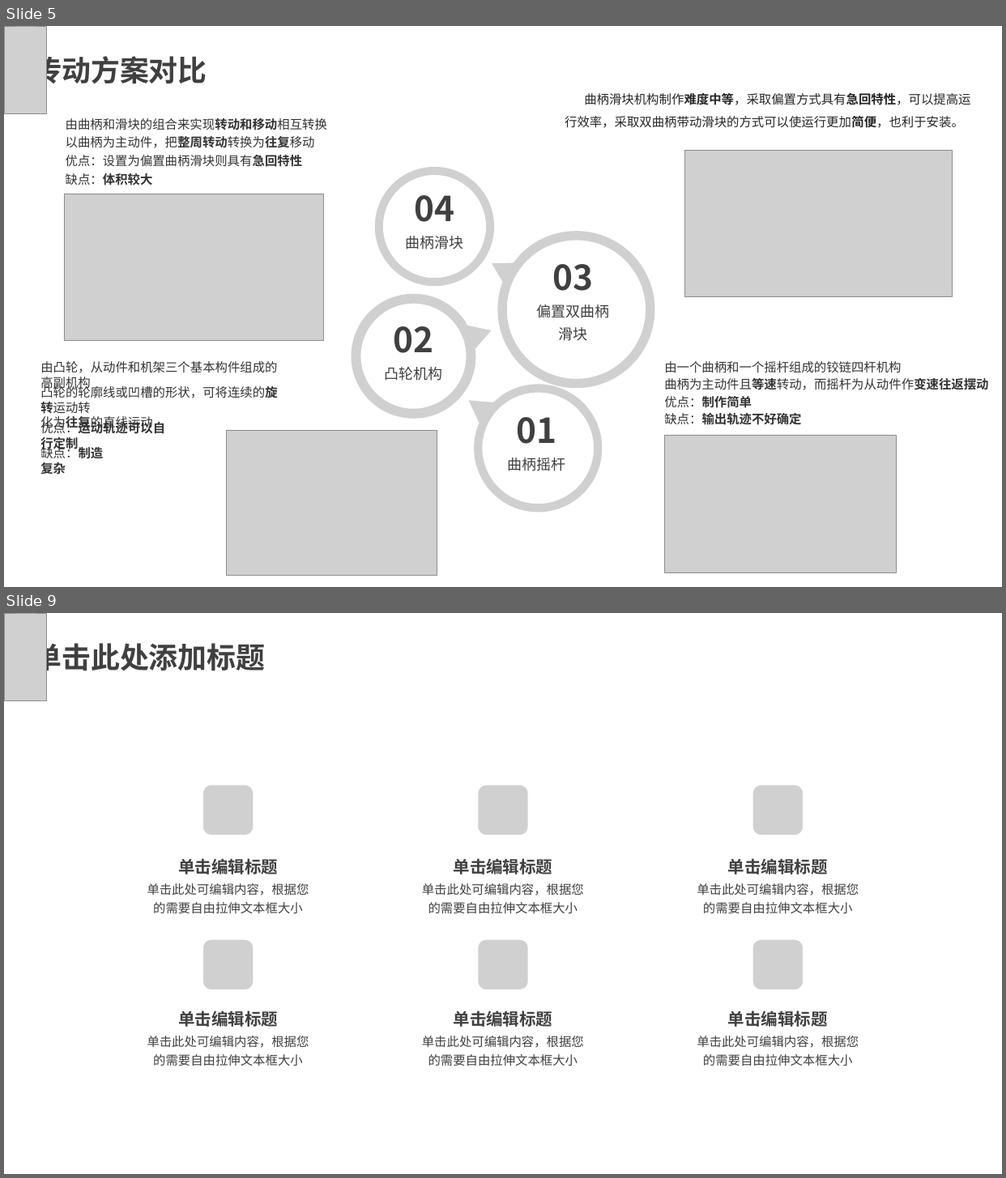
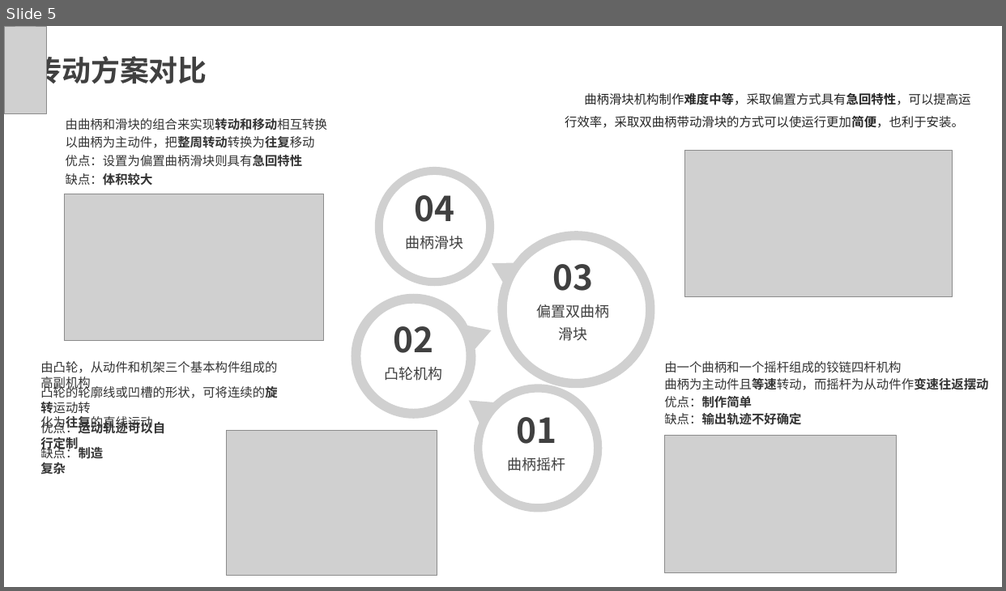
Before and after one commit to CMChris-Beat/InertiaScreen, a slide deck: 4.Docs/3.PresentationDoc/惯性筛课程设计答辩PPT.pptx. Shown one above the other, each under a label of ours: slides 5 and 9 before the commit, slide 5 after it; the slides between them are not shown. The pictures are 1006x1178 and 1006x591 pixels, drawn with LibreOffice and Linux fonts; fonts in the diff are those of the drawing; grey boxes stand for pictures; background and template pictures are left out. Boxes give left, top, right and bottom in pixels: in the first picture for what was removed or moved away, otherwise in the second. Text is boxed around its words. In the diff, an @@ line names an element or a change of style, - is before the commit and + after.

```diff
--- a/4.Docs/3.PresentationDoc/惯性筛课程设计答辩PPT.pptx
+++ b/4.Docs/3.PresentationDoc/惯性筛课程设计答辩PPT.pptx
@@ slide 9 removed at box(4, 613, 1002, 1174), background picture (left out) @@
@@ rectangle removed at box(4, 613, 1002, 1174) @@
@@ picture removed at box(4, 613, 47, 701) @@
@@ text removed at box(32, 639, 265, 676) @@
-单击此处添加标题
@@ picture removed at box(203, 786, 254, 836) @@
@@ picture removed at box(218, 800, 238, 820) @@
@@ picture removed at box(478, 786, 529, 836) @@
@@ picture removed at box(493, 800, 513, 820) @@
@@ picture removed at box(752, 786, 803, 836) @@
@@ picture removed at box(768, 800, 788, 820) @@
@@ text removed at box(178, 858, 278, 875) @@
-单击编辑标题
@@ text removed at box(454, 858, 553, 875) @@
-单击编辑标题
@@ text removed at box(728, 858, 828, 875) @@
-单击编辑标题
@@ text removed at box(147, 884, 309, 914) @@
-单击此处可编辑内容，根据您的需要自由拉伸文本框大小
@@ text removed at box(422, 884, 584, 914) @@
-单击此处可编辑内容，根据您的需要自由拉伸文本框大小
@@ text removed at box(697, 884, 859, 914) @@
-单击此处可编辑内容，根据您的需要自由拉伸文本框大小
@@ picture removed at box(203, 939, 254, 990) @@
@@ picture removed at box(478, 939, 529, 990) @@
@@ picture removed at box(752, 939, 803, 990) @@
@@ picture removed at box(218, 955, 238, 975) @@
@@ picture removed at box(493, 955, 513, 975) @@
@@ picture removed at box(768, 955, 788, 975) @@
@@ text removed at box(178, 1011, 278, 1027) @@
-单击编辑标题
@@ text removed at box(454, 1011, 553, 1027) @@
-单击编辑标题
@@ text removed at box(728, 1011, 828, 1027) @@
-单击编辑标题
@@ text removed at box(147, 1036, 309, 1067) @@
-单击此处可编辑内容，根据您的需要自由拉伸文本框大小
@@ text removed at box(422, 1036, 584, 1067) @@
-单击此处可编辑内容，根据您的需要自由拉伸文本框大小
@@ text removed at box(697, 1036, 859, 1067) @@
-单击此处可编辑内容，根据您的需要自由拉伸文本框大小
```
Also in this commit, not shown: 2 slides changed, 2 slides added, 1 other slide removed, 4 other files.
